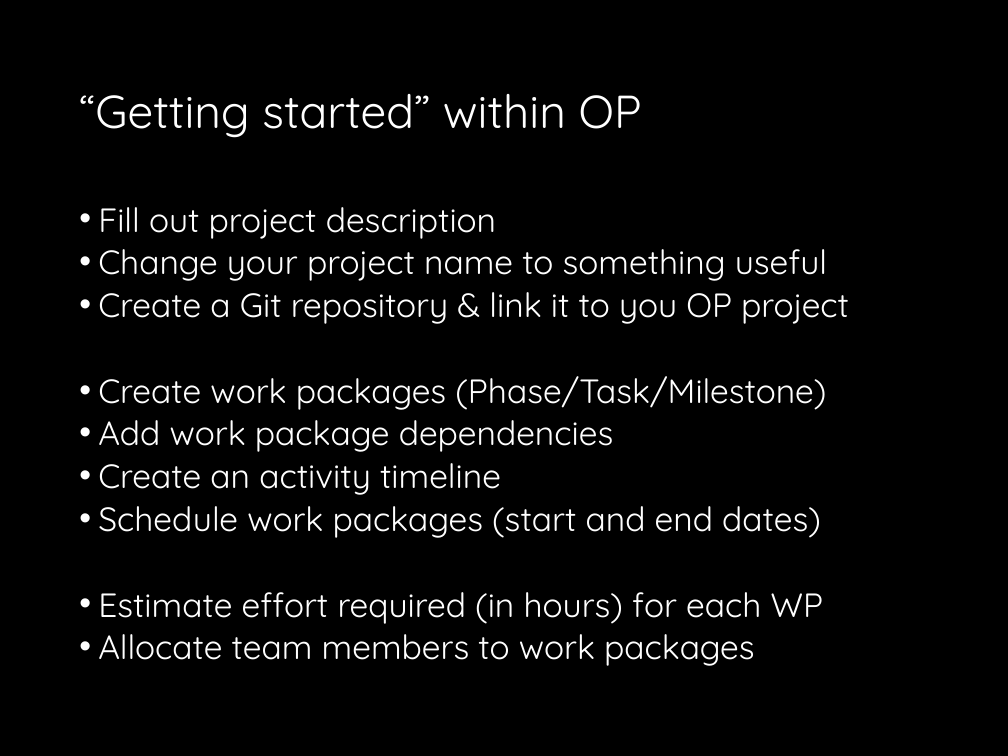
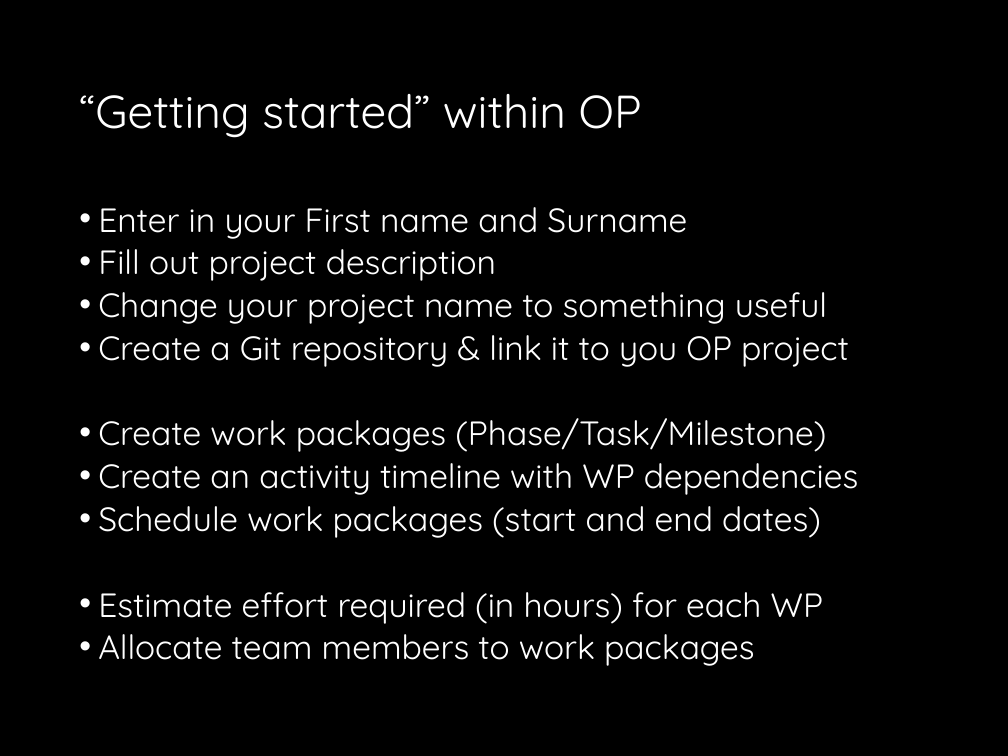
Before and after one commit to fossabot/SPE2018, a slide deck: slide 5 of Lecture Slides/02 Open Project.pptx. Drawn at 1008x756 pixels with LibreOffice and Linux fonts; fonts in the diff are those of the drawing. Boxes give left, top, right and bottom in pixels: in the first picture for what was removed or moved away, otherwise in the second. Text is boxed around its words. In the diff, an @@ line names an element or a change of style, - is before the commit and + after.

```diff
--- a/Lecture Slides/02 Open Project.pptx
+++ b/Lecture Slides/02 Open Project.pptx
@@ text at box(98, 207, 687, 239): paragraph added @@
+• Enter in your First name and Surname
@@ text at box(98, 463, 858, 495): text changed @@
-• Add work package dependencies
-• Create an activity timeline
+• Create an activity timeline with WP dependencies
```
Also in this commit, not shown: 2 other slides changed.
